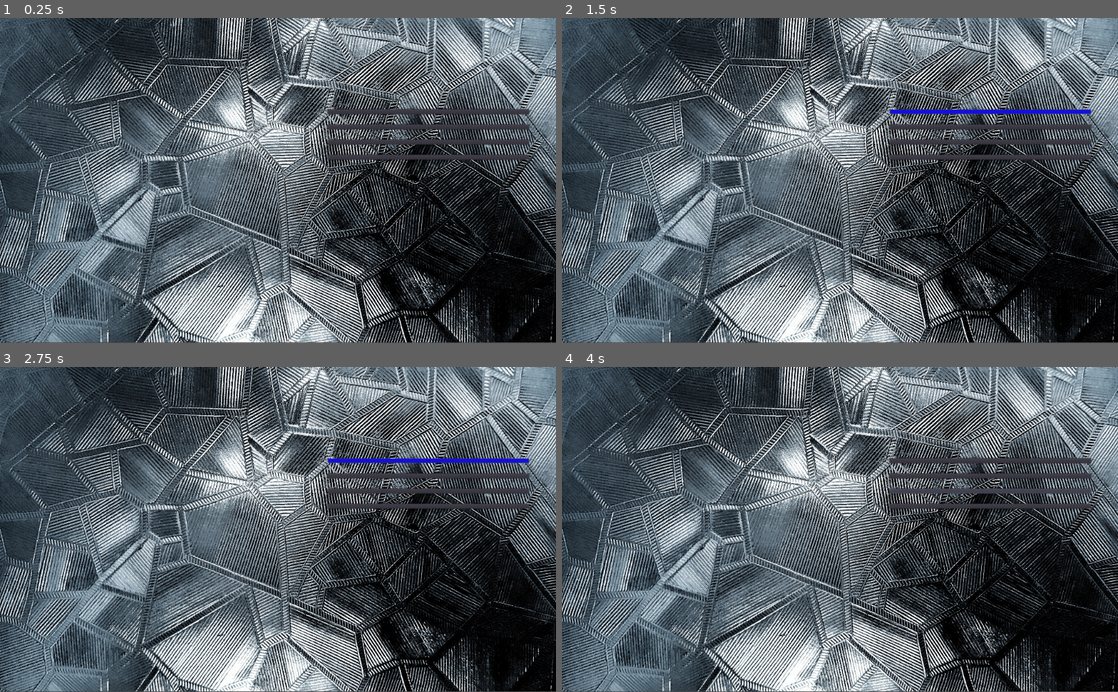
Above: before the commit, frames 1-4 (two rows, left to right).
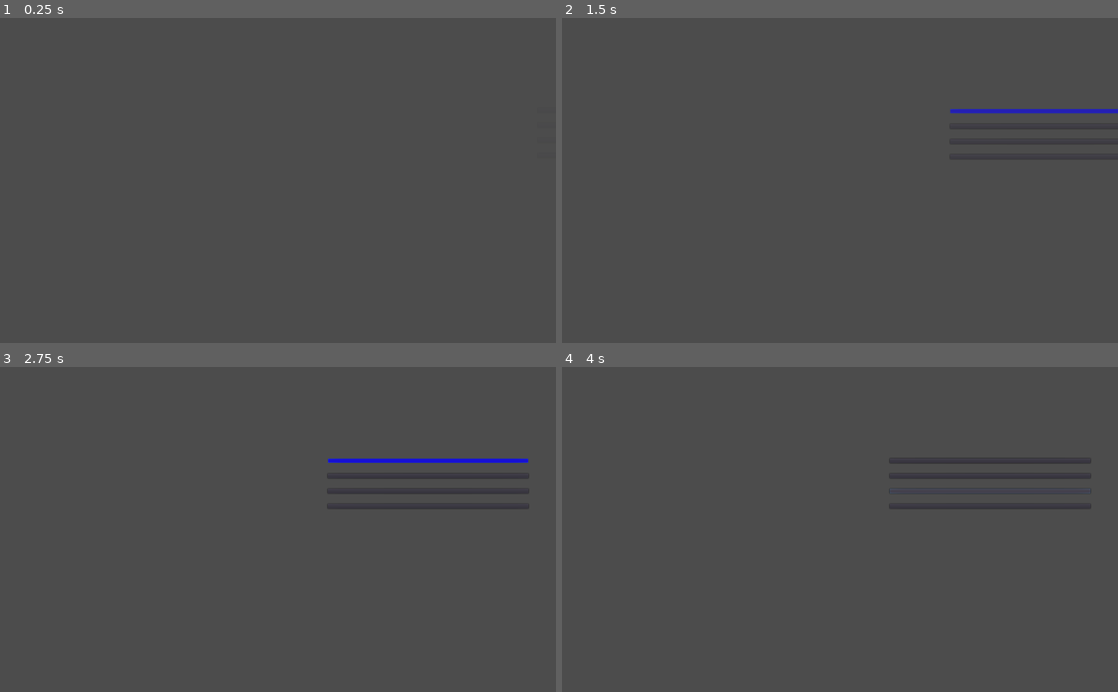
Above: after the commit, the same moments.

Repository: jlrm01-uni/PlatformerGame
Game: Godot game, scene res://main.tscn
The game is run twice, just before and just after one commit, with the same random seed, the same clock (stepped at 60 frames per second) and the same inputs.
Inputs (mouse positions are in pixels of both pictures, inside the frame that each line leads up to):
- Up to frame 1 (0.25 s): no input
- Up to frame 2 (1.5 s): click (990, 112) at 0.5 s, where only the run before the commit has a clickable "Play"; click "Play" at 1.25 s
- Up to frame 3 (2.75 s): click "Play" at 2 s
- Up to frame 4 (4 s): click "Load" at 2.75 s; click "Settings" at 3.5 s

The runs differ from the first frame. In frame 1, 83% of the frame differs, in the area x 0-100%, y 0-100%; in frame 2, 83%; in frame 3, 83%; in frame 4, 83%.

Commit message:
Added animations using an AnimationPlayer

Diff:
--- a/main.tscn
+++ b/main.tscn
@@ -1,10 +1,65 @@
-[gd_scene load_steps=4 format=2]
+[gd_scene load_steps=6 format=2]
 
 [ext_resource path="res://ingsat_100_pixels.tres" type="DynamicFont" id=1]
 [ext_resource path="res://artur-voznenko-CoE80lvP410-unsplash.jpg" type="Texture" id=2]
 
 [sub_resource type="StyleBoxFlat" id=1]
 bg_color = Color( 0.0901961, 0.0627451, 0.839216, 1 )
+
+[sub_resource type="Animation" id=2]
+length = 0.001
+tracks/0/type = "value"
+tracks/0/path = NodePath("MarginContainer:modulate")
+tracks/0/interp = 1
+tracks/0/loop_wrap = true
+tracks/0/imported = false
+tracks/0/enabled = true
+tracks/0/keys = {
+"times": PoolRealArray( 0 ),
+"transitions": PoolRealArray( 1 ),
+"update": 0,
+"values": [ Color( 1, 1, 1, 0 ) ]
+}
+tracks/1/type = "value"
+tracks/1/path = NodePath("MarginContainer:rect_position")
+tracks/1/interp = 1
+tracks/1/loop_wrap = true
+tracks/1/imported = false
+tracks/1/enabled = true
+tracks/1/keys = {
+"times": PoolRealArray( 0 ),
+"transitions": PoolRealArray( 1 ),
+"update": 0,
+"values": [ Vector2( 1046, 166 ) ]
+}
+
+[sub_resource type="Animation" id=3]
+resource_name = "buttons_appear"
+length = 2.0
+tracks/0/type = "value"
+tracks/0/path = NodePath("MarginContainer:modulate")
+tracks/0/interp = 1
+tracks/0/loop_wrap = true
+tracks/0/imported = false
+tracks/0/enabled = true
+tracks/0/keys = {
+"times": PoolRealArray( 0, 2 ),
+"transitions": PoolRealArray( 1, 1 ),
+"update": 0,
+"values": [ Color( 1, 1, 1, 0 ), Color( 1, 1, 1, 1 ) ]
+}
+tracks/1/type = "value"
+tracks/1/path = NodePath("MarginContainer:rect_position")
+tracks/1/interp = 1
+tracks/1/loop_wrap = true
+tracks/1/imported = false
+tracks/1/enabled = true
+tracks/1/keys = {
+"times": PoolRealArray( 0, 2 ),
+"transitions": PoolRealArray( 1, 1 ),
+"update": 0,
+"values": [ Vector2( 1046, 166 ), Vector2( 604, 170 ) ]
+}
 
 [node name="main" type="Control"]
 anchor_right = 1.0
@@ -13,6 +68,7 @@
 margin_bottom = -1.0
 
 [node name="Background" type="TextureRect" parent="."]
+visible = false
 anchor_right = 1.0
 anchor_bottom = 1.0
 texture = ExtResource( 2 )
@@ -20,12 +76,15 @@
 stretch_mode = 7
 
 [node name="MarginContainer" type="MarginContainer" parent="."]
+modulate = Color( 1, 1, 1, 0 )
 anchor_left = 1.0
 anchor_top = 1.0
 anchor_right = 1.0
 anchor_bottom = 1.0
-margin_left = -420.0
-margin_top = -430.0
+margin_left = 22.0
+margin_top = -434.0
+margin_right = 442.0
+margin_bottom = -4.0
 custom_constants/margin_right = 50
 custom_constants/margin_bottom = 50
 
@@ -61,3 +120,8 @@
 margin_bottom = 380.0
 custom_fonts/font = ExtResource( 1 )
 text = "Quit"
+
+[node name="AnimationPlayer" type="AnimationPlayer" parent="."]
+autoplay = "buttons_appear"
+anims/RESET = SubResource( 2 )
+anims/buttons_appear = SubResource( 3 )
